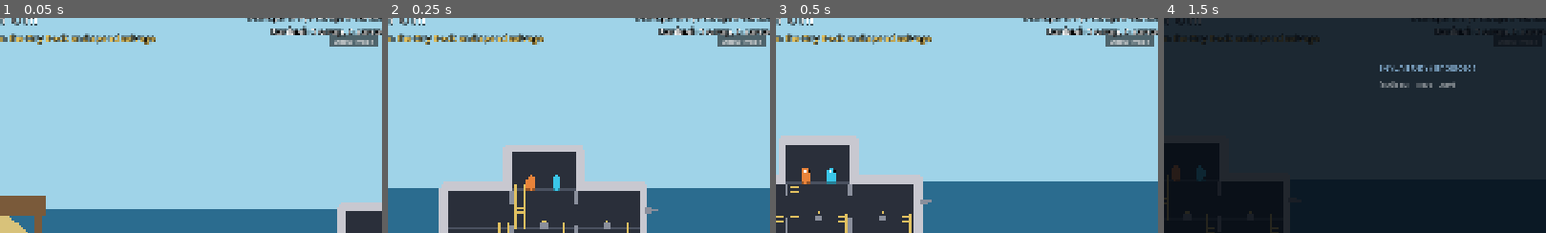
Above: before the commit, frames 1-4 (left to right).
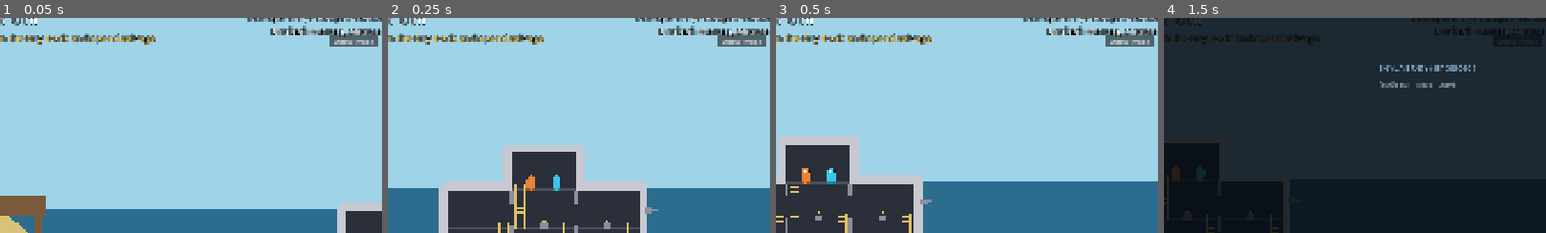
Above: after the commit, the same moments.

Repository: SnirNehemia/deeper
Game: Godot game, scene res://scenes/world.tscn
The game is run twice, just before and just after one commit, with the same random seed, the same clock (stepped at 60 frames per second) and the same inputs.
Inputs:
- Up to frame 1 (0.05 s): no input
- Up to frame 2 (0.25 s): no input
- Up to frame 3 (0.5 s): no input
- Up to frame 4 (1.5 s): tap Enter at 0.5 s; hold D from 0.53 s (still down); tap Tab at 0.6 s; tap Space at 0.77, 1.25 s; tap E at 1.35 s
The pictures show only the part of the screen within x 50-100%, y 4-54%; the shares and areas given below are measured in that part.

The runs differ from the first frame. In frame 1, 0.3% of the frame differs, in the area x 72-100%, y 3-9%; in frame 2, 0.3%; in frame 3, 0.3%; in frame 4, less than 0.1%.

Commit message:
M5 follow-up: basic_chasers drop medium carcasses (green), wired through storage/banking/HUD

Diff:
--- a/autoload/save_data.gd
+++ b/autoload/save_data.gd
@@ -73,11 +73,12 @@
 	}))
 
 ## Add salvage to the banked totals and persist immediately.
-func bank(scrap: int, fish: int) -> void:
-	if scrap <= 0 and fish <= 0:
+func bank(scrap: int, fish: int, med_carcass: int = 0) -> void:
+	if scrap <= 0 and fish <= 0 and med_carcass <= 0:
 		return
 	banked_scrap += scrap
 	banked_fish += fish
+	banked_med_carcass += med_carcass
 	save_data()
 
 ## Can the player currently afford `cost` scrap?
--- a/scripts/fauna/fish.gd
+++ b/scripts/fauna/fish.gd
@@ -203,7 +203,8 @@
 	var pop := Torpedo.Puff.new()
 	pop.global_position = global_position
 	get_parent().add_child(pop)
-	get_parent().add_child(SalvageItem.make_carcass(global_position))
+	var carcass_kind := SalvageItem.Kind.MED_FISH if is_chaser else SalvageItem.Kind.FISH
+	get_parent().add_child(SalvageItem.make_carcass(global_position, carcass_kind))
 
 ## Back home, alive — the world's run reset calls this on the "fish" group.
 func reset_fish() -> void:
--- a/scripts/placeholder_art.gd
+++ b/scripts/placeholder_art.gd
@@ -37,6 +37,7 @@
 # --- Salvage ---
 const SCRAP_COLOR := Color("c8a050")      ## scrap crate (warm metal)
 const CARCASS_COLOR := Color("9a7ab8")    ## sunken fish carcass (faded fish purple)
+const CARCASS_MED_COLOR := Color("4ac46a") ## medium carcass from a basic_chaser (green)
 const WRECK_COLOR := Color("5a5a52")      ## closed wreck hull (dull rust-grey)
 const WRECK_OPEN_COLOR := Color("3a3a36") ## cracked-open wreck (darker, hollow)
 const WRECK_LENGTH_M: float = 4.0
--- a/scripts/salvage/salvage_item.gd
+++ b/scripts/salvage/salvage_item.gd
@@ -13,7 +13,7 @@
 ## Placeholder visuals only: scrap = a bobbing crate, carcass = a faded fish
 ## blob that sinks toward the seafloor before settling.
 
-enum Kind { SCRAP, FISH }
+enum Kind { SCRAP, FISH, MED_FISH }
 enum State { WATER, CAGED, LOOSE, CARRIED }
 
 const RADIUS_PX := 14.0
@@ -35,9 +35,11 @@
 	return item
 
 ## A fish carcass: spawns at the kill site and slowly sinks before settling.
-static func make_carcass(world_pos: Vector2) -> SalvageItem:
+## `kind` is FISH (small, purple) or MED_FISH (medium, green — from a
+## basic_chaser).
+static func make_carcass(world_pos: Vector2, kind: Kind = Kind.FISH) -> SalvageItem:
 	var item := SalvageItem.new()
-	item.kind = Kind.FISH
+	item.kind = kind
 	item.position = world_pos
 	item._sink_speed = 1.0 * GameFeel.PIXELS_PER_METER
 	item.add_to_group("salvage_carcass")
@@ -127,7 +129,7 @@
 			draw_rect(r, c.darkened(0.35), false, 2.0)
 			draw_line(r.position, r.position + r.size, c.darkened(0.35), 2.0)
 			draw_line(r.position + Vector2(r.size.x, 0), r.position + Vector2(0, r.size.y), c.darkened(0.35), 2.0)
-		Kind.FISH:
-			var c := PlaceholderArt.CARCASS_COLOR
+		Kind.FISH, Kind.MED_FISH:
+			var c := PlaceholderArt.CARCASS_MED_COLOR if kind == Kind.MED_FISH else PlaceholderArt.CARCASS_COLOR
 			draw_circle(Vector2(0, bob), RADIUS_PX, c)
 			draw_circle(Vector2(0, bob), RADIUS_PX * 0.4, c.darkened(0.3))
--- a/scripts/sub/sub.gd
+++ b/scripts/sub/sub.gd
@@ -79,6 +79,8 @@
 ## On-board salvage storage (Module B): banked at the dock, lost on implosion.
 var storage_scrap: int = 0
 var storage_fish: int = 0
+## M5: medium carcasses, dropped by basic_chasers.
+var storage_med_carcass: int = 0
 
 signal salvage_collected(kind: int)
 signal breach_spawned(breach: Breach)
@@ -563,6 +565,7 @@
 	breaches.clear()
 	storage_scrap = 0
 	storage_fish = 0
+	storage_med_carcass = 0
 	velocity = Vector2.ZERO
 	drive_input = Vector2.ZERO
 	pitch = 0.0
@@ -582,7 +585,7 @@
 	return local_pos.distance_to(storage_pen_center()) <= 1.6 * PPM
 
 func storage_count() -> int:
-	return storage_scrap + storage_fish
+	return storage_scrap + storage_fish + storage_med_carcass
 
 func storage_full() -> bool:
 	return storage_count() >= GameFeel.claw.storage_capacity
@@ -595,17 +598,20 @@
 			storage_scrap += 1
 		SalvageItem.Kind.FISH:
 			storage_fish += 1
+		SalvageItem.Kind.MED_FISH:
+			storage_med_carcass += 1
 	salvage_collected.emit(kind)
 	return true
 
 func try_bank(dock_pos: Vector2, radius: float) -> bool:
 	if global_position.distance_to(dock_pos) > radius:
 		return false
-	if storage_scrap <= 0 and storage_fish <= 0:
+	if storage_scrap <= 0 and storage_fish <= 0 and storage_med_carcass <= 0:
 		return false
-	SaveData.bank(storage_scrap, storage_fish)
+	SaveData.bank(storage_scrap, storage_fish, storage_med_carcass)
 	storage_scrap = 0
 	storage_fish = 0
+	storage_med_carcass = 0
 	return true
 
 # --- Hull (generated from the occupied cells) ---
--- a/scripts/sub/sub_visual.gd
+++ b/scripts/sub/sub_visual.gd
@@ -161,7 +161,8 @@
 	while x <= pen.position.x + pen.size.x + 0.1:
 		draw_line(Vector2(x, pen.position.y), Vector2(x, floor_y), bar, 2.0)
 		x += sec_w * 0.25  # four bars across the section
-	# Stacked contents: scrap squares then carcass blobs, packed bottom-up.
+	# Stacked contents: scrap squares then carcass blobs (small, then medium),
+	# packed bottom-up.
 	var total: int = sub.storage_count()
 	var per_row := 3
 	var slot := pen.size.x / per_row
@@ -171,8 +172,10 @@
 		var p := Vector2(pen.position.x + slot * (col + 0.5), floor_y - 10.0 - row * 14.0)
 		if i < sub.storage_scrap:
 			draw_rect(Rect2(p - Vector2(5, 5), Vector2(10, 10)), PlaceholderArt.SCRAP_COLOR)
+		elif i < sub.storage_scrap + sub.storage_fish:
+			draw_circle(p, 5.0, PlaceholderArt.CARCASS_COLOR)
 		else:
-			draw_circle(p, 5.0, PlaceholderArt.CARCASS_COLOR)
+			draw_circle(p, 5.0, PlaceholderArt.CARCASS_MED_COLOR)
 
 ## A floodlight's beam (M4-17 rework): a cone with its tip at the hull and its
 ## base flaring outward into open water, in the station's live aim direction.
--- a/scripts/ui/salvage_hud.gd
+++ b/scripts/ui/salvage_hud.gd
@@ -43,11 +43,12 @@
 
 	_debug_buttons.append(_make_debug_button("+100 scrap", -340, SalvageItem.Kind.SCRAP))
 	_debug_buttons.append(_make_debug_button("+100 carcass", -236, SalvageItem.Kind.FISH))
+	_debug_buttons.append(_make_debug_button("+100 med carcass", -132, SalvageItem.Kind.MED_FISH))
 	_apply_debug_visibility()
 
-## Debug shortcut: banks 100 scrap or 100 carcasses directly (so a single
-## click affords a room/slot purchase in the dry dock), instead of the normal
-## one-at-a-time storage-pen deposit.
+## Debug shortcut: banks 100 scrap, carcasses, or medium carcasses directly (so
+## a single click affords a room/slot purchase in the dry dock), instead of the
+## normal one-at-a-time storage-pen deposit.
 func _make_debug_button(text: String, left: float, kind: int) -> Button:
 	var btn := Button.new()
 	btn.focus_mode = Control.FOCUS_NONE  # don't eat Tab (opens the dry dock)
@@ -57,13 +58,18 @@
 	btn.offset_right = left + 96.0
 	btn.offset_top = 110.0
 	btn.offset_bottom = 136.0
-	btn.pressed.connect(func() -> void:
-		if kind == SalvageItem.Kind.SCRAP:
-			SaveData.bank(100, 0)
-		else:
-			SaveData.bank(0, 100))
+	btn.pressed.connect(_on_debug_bank.bind(kind))
 	add_child(btn)
 	return btn
+
+func _on_debug_bank(kind: int) -> void:
+	match kind:
+		SalvageItem.Kind.SCRAP:
+			SaveData.bank(100, 0)
+		SalvageItem.Kind.FISH:
+			SaveData.bank(0, 100)
+		SalvageItem.Kind.MED_FISH:
+			SaveData.bank(0, 0, 100)
 
 func _on_debug_toggled(on: bool) -> void:
 	_debug = on
@@ -76,8 +82,8 @@
 func _process(_delta: float) -> void:
 	if sub == null:
 		return
-	_label.text = "Storage: %d/%d (%d scrap, %d carcasses)\nBanked: %d scrap, %d carcasses" % [
+	_label.text = "Storage: %d/%d (%d scrap, %d carcasses, %d med carcasses)\nBanked: %d scrap, %d carcasses, %d med carcasses" % [
 		sub.storage_count(), GameFeel.claw.storage_capacity,
-		sub.storage_scrap, sub.storage_fish,
-		SaveData.banked_scrap, SaveData.banked_fish,
+		sub.storage_scrap, sub.storage_fish, sub.storage_med_carcass,
+		SaveData.banked_scrap, SaveData.banked_fish, SaveData.banked_med_carcass,
 	]
